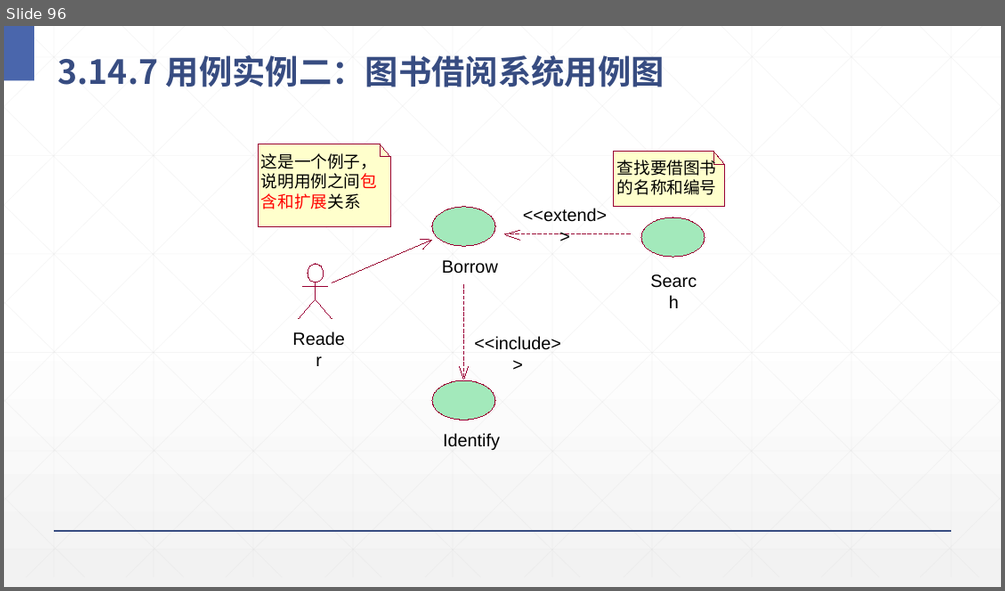
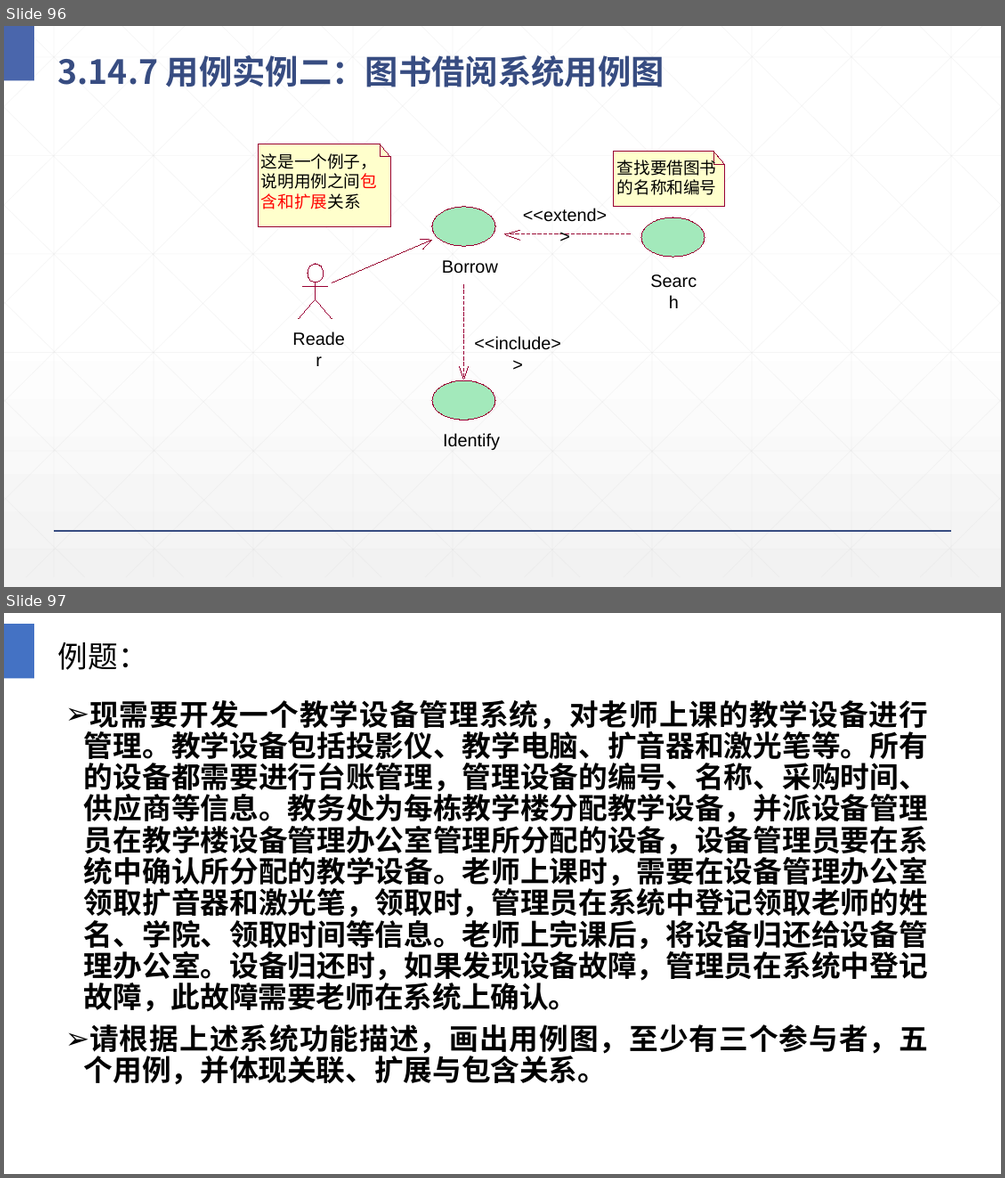
Before and after one commit to Panamera-Turbo/Software_Engineering, a slide deck: 3需求分析.pptx. Shown one above the other, each under a label of ours: slide 96 before the commit, slides 96 and 97 after it. The pictures are 1005x591 and 1005x1178 pixels, drawn with LibreOffice and Linux fonts; fonts in the diff are those of the drawing. Boxes give left, top, right and bottom in pixels: in the first picture for what was removed or moved away, otherwise in the second. Text is boxed around its words. In the diff, an @@ line names an element or a change of style, - is before the commit and + after.

```diff
--- a/3需求分析.pptx
+++ b/3需求分析.pptx
@@ slide 97 added at (4,613,1001,1174), background #FFFFFF @@
@@ rectangle added at (4,624,34,678), fill #4472C4 @@
@@ title added at (58,642,148,670), 28.8 pt, text #000000 @@
+例题：
@@ text added at (84,700,928,1085), 28 pt, text #000000, bold @@
+➢ 现需要开发一个教学设备管理系统，对老师上课的教学设备进行管理。教学设备包括投影仪、教学电脑、扩音器和激光笔等。所有的设备都需要进行台账管理，管理设备的编号、名称、采购时间、供应商等信息。教务处为每栋教学楼分配教学设备，并派设备管理员在教学楼设备管理办公室管理所分配的设备，设备管理员要在系统中确认所分配的教学设备。老师上课时，需要在设备管理办公室领取扩音器和激光笔，领取时，管理员在系统中登记领取老师的姓名、学院、领取时间等信息。老师上完课后，将设备归还给设备管理办公室。设备归还时，如果发现设备故障，管理员在系统中登记故障，此故障需要老师在系统上确认。
+➢ 请根据上述系统功能描述，画出用例图，至少有三个参与者，五个用例，并体现关联、扩展与包含关系。
```
Also in this commit, not shown: 4 other slides added, 7 other files.
